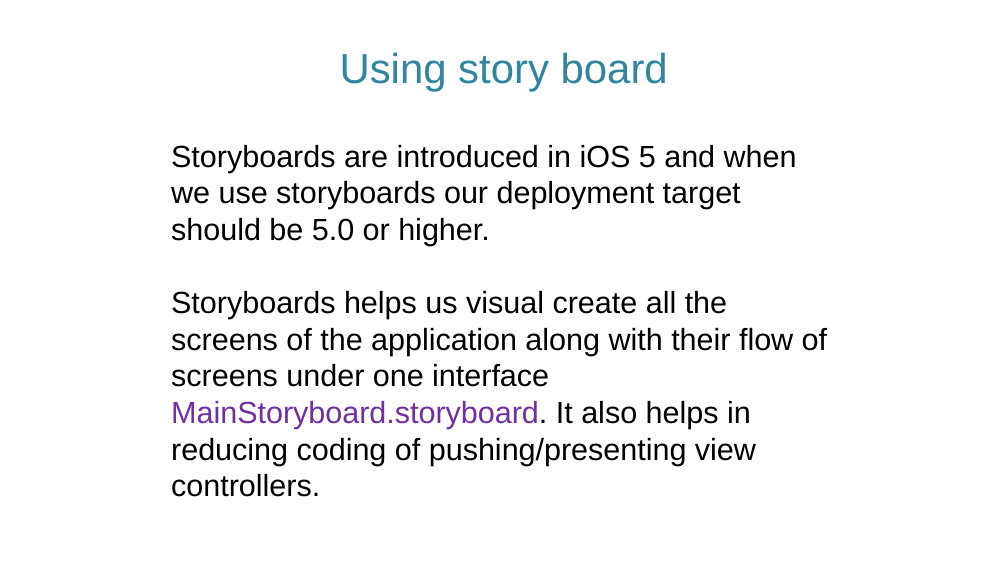
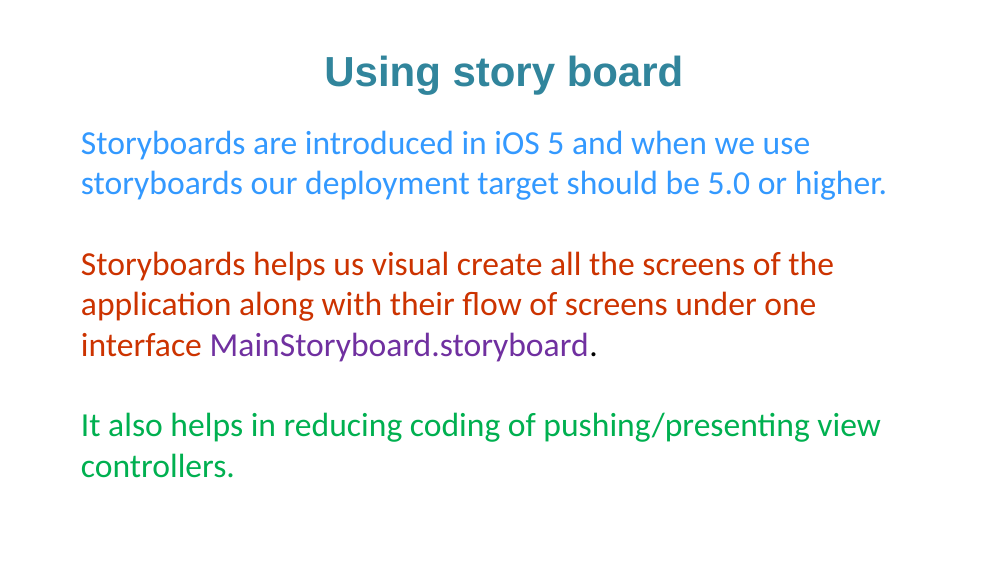
Before and after one commit to aminhngn/Course_Mobile_IOS, a slide deck: slide 37 of course/IOS_Module_02_ui_design.pptx (slide 27 before the commit). Drawn at 1008x567 pixels with LibreOffice and Linux fonts; fonts in the diff are those of the drawing. Boxes give left, top, right and bottom in pixels: in the first picture for what was removed or moved away, otherwise in the second. Text is boxed around its words. In the diff, an @@ line names an element or a change of style, - is before the commit and + after.

```diff
--- a/course/IOS_Module_02_ui_design.pptx
+++ b/course/IOS_Module_02_ui_design.pptx
@@ text "Using story board" at [324, 55, 684, 95]: size 39.9 to 40 pt, bold on; line spacing 0.9 to 1 @@
@@ text "Storyboards are introduced in iOS ...": place and size @@
-text "Storyboards are introduced in iOS ..." at [171, 145, 827, 497]
+text "Storyboards are introduced in iOS ..." at [81, 130, 887, 478]
@@ text at [81, 130, 887, 200]: size 29 to 32 pt, font Arial to Calibri, text colour #000000 to #3399FF in "Storyboards are introduced in iOS 5 and ..." @@
@@ text at [81, 251, 880, 478]: text changed; size 29 to 32 pt; font Arial to Calibri; text colour #000000 to #CC3300 @@
-Storyboards helps us visual create all the screens of the application along with their flow of screens under one interface MainStoryboard.storyboard. It also helps in reducing coding of pushing/presenting view controllers.
+Storyboards helps us visual create all the screens of the application along with their flow of screens under one interface MainStoryboard.storyboard.
+It also helps in reducing coding of pushing/presenting view controllers.
```
Also in this commit, not shown: 17 other slides changed, 10 slides added, 4 slides removed, 1 other file.
